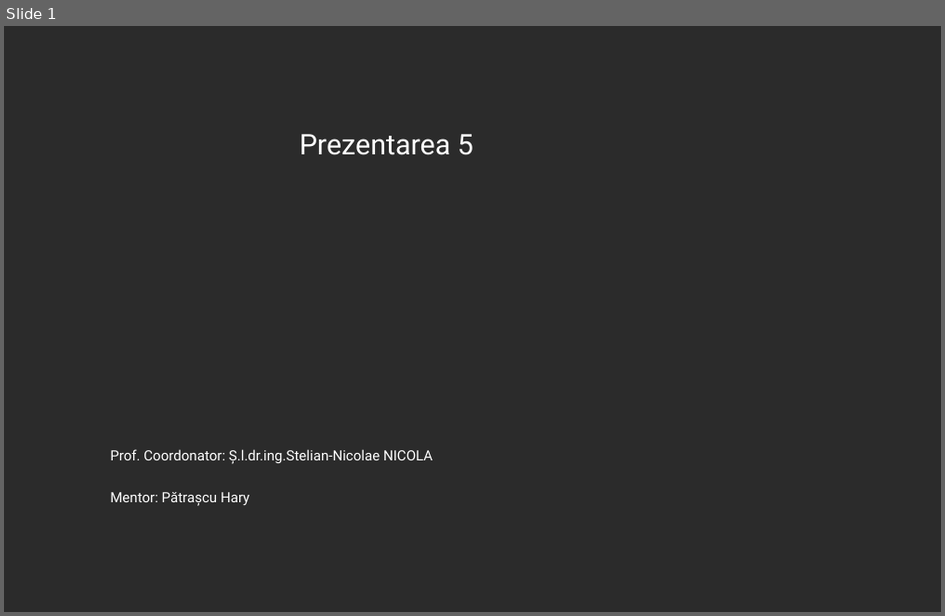
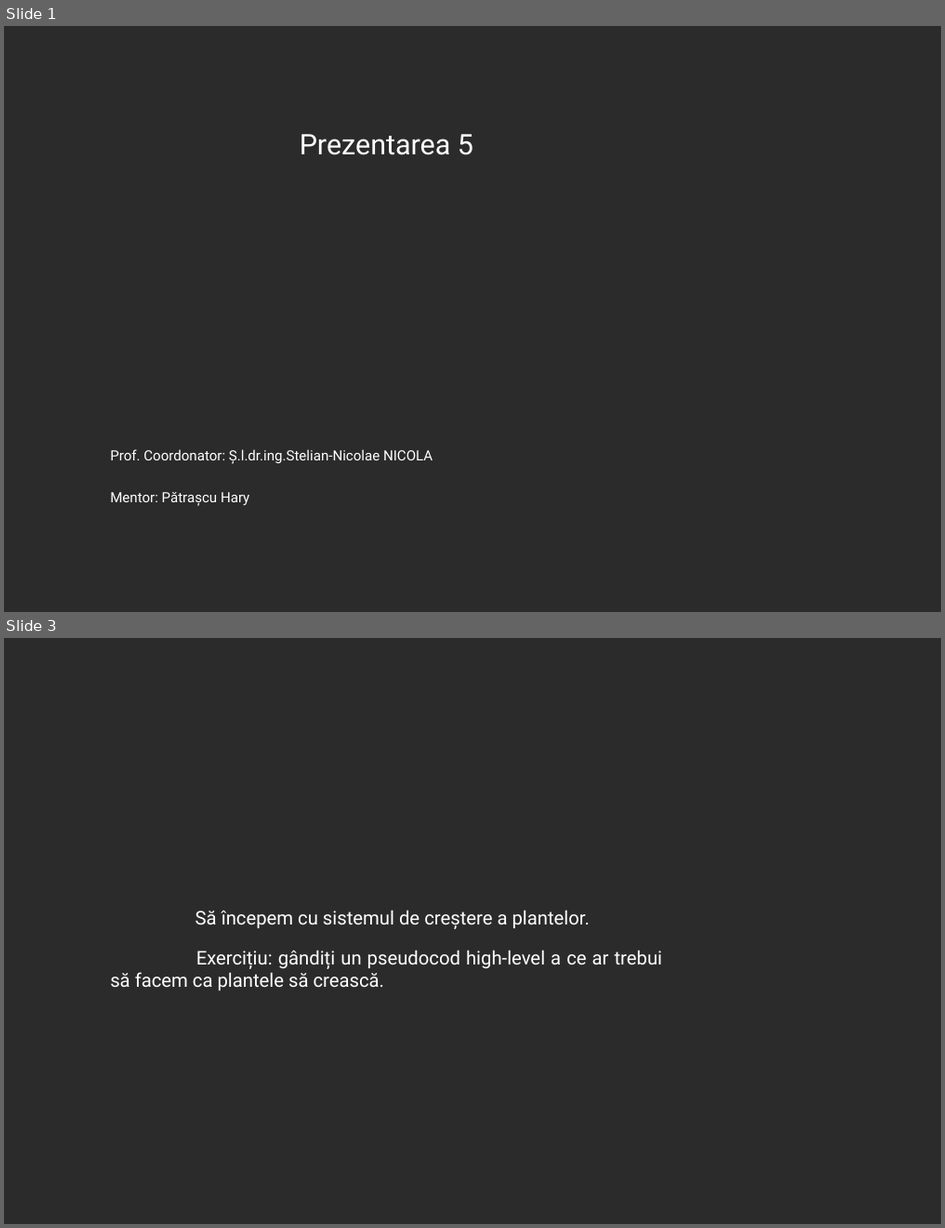
Before and after one commit to 0xspiderr/gdc-upt-presentations, a slide deck: presentation_5/presentation_5.odp. Shown one above the other, each under a label of ours: slide 1 before the commit, slides 1 and 3 after it; the slides between them are not shown. The pictures are 945x616 and 945x1228 pixels, drawn with LibreOffice and Linux fonts; fonts in the diff are those of the drawing; background and template pictures are left out; a plain dark background stands for a picture behind light text. Boxes give left, top, right and bottom in pixels: in the first picture for what was removed or moved away, otherwise in the second. Text is boxed around its words. In the diff, an @@ line names an element or a change of style, - is before the commit and + after.

```diff
--- a/presentation_5/presentation_5.odp
+++ b/presentation_5/presentation_5.odp
@@ slide 3 added at [4, 638, 941, 1224], background picture (left out) @@
@@ text added at [110, 910, 663, 990], 16 pt, text #FFFFFF @@
+Să începem cu sistemul de creștere a plantelor.
+Exercițiu: gândiți un pseudocod high-level a ce ar trebui să facem ca plantele să crească.
```
Also in this commit, not shown: 24 other slides added, 1 other file.
